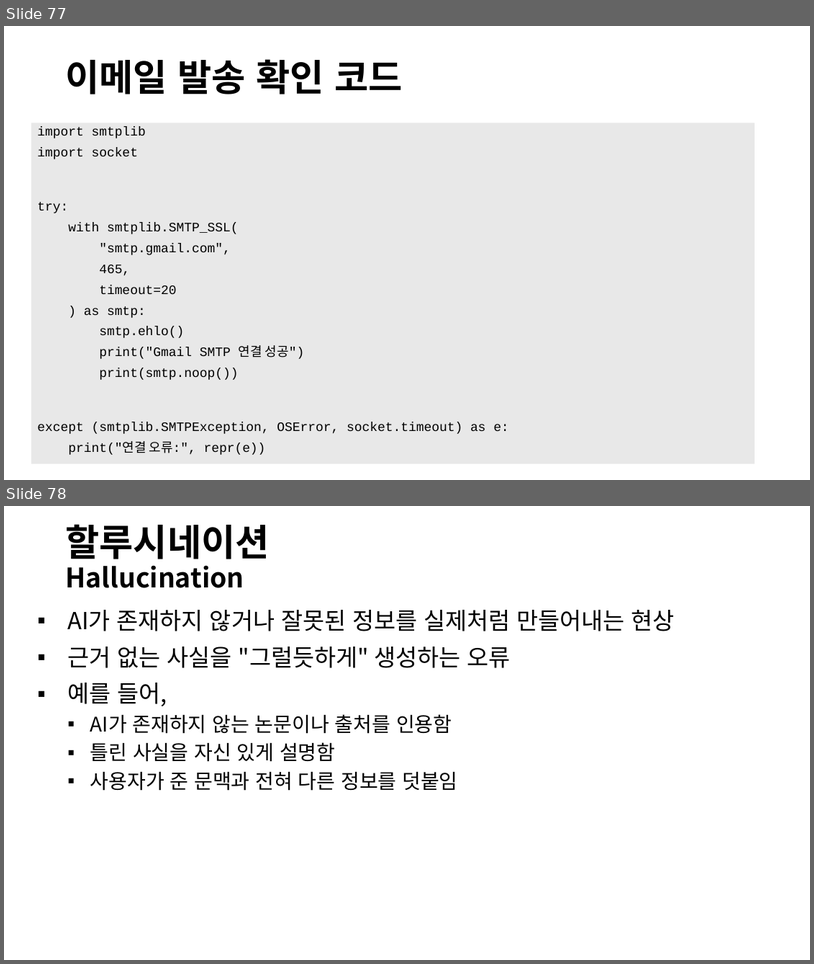
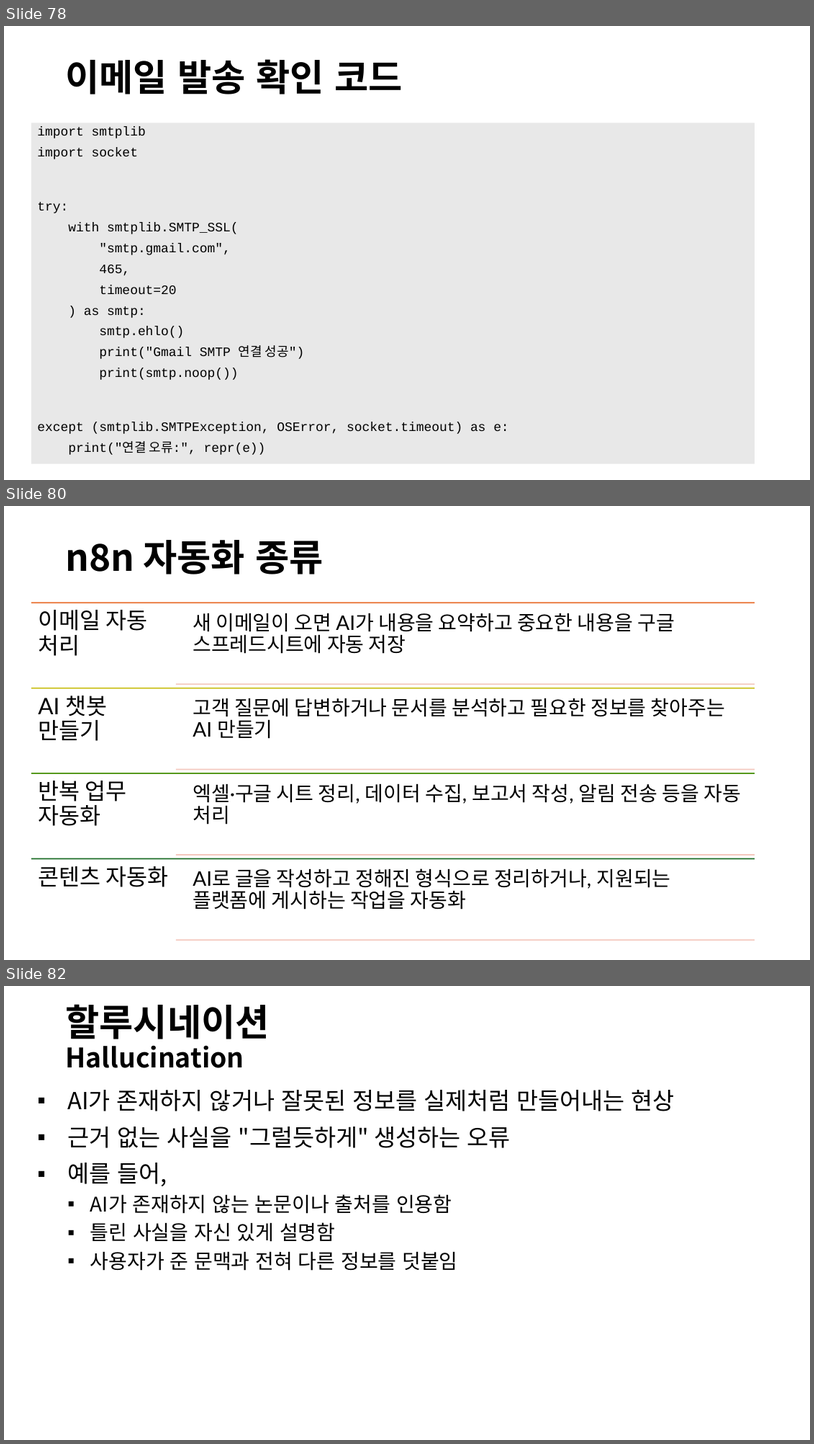
Before and after one commit to denverkim/snw, a slide deck: DAY3_생성형 AI 실무활용.pptx. Shown one above the other, each under a label of ours: slides 77 and 78 before the commit, slides 78, 80 and 82 after it; the slides between them are not shown. The pictures are 814x964 and 814x1444 pixels, drawn with LibreOffice and Linux fonts; fonts in the diff are those of the drawing. Boxes give left, top, right and bottom in pixels: in the first picture for what was removed or moved away, otherwise in the second. Text is boxed around its words. In the diff, an @@ line names an element or a change of style, - is before the commit and + after.

```diff
--- a/DAY3_생성형 AI 실무활용.pptx
+++ b/DAY3_생성형 AI 실무활용.pptx
@@ slide 80 added at box(4, 506, 810, 960), background #FFFFFF @@
@@ title added at box(65, 540, 323, 574), 44 pt, text #000000, bold @@
+n8n 자동화 종류
@@ group added at box(31, 602, 756, 939): 8 lines, 8 texts @@
+이메일 자동 처리
+새 이메일이 오면 AI가 내용을 요약하고 중요한 내용을 구글 스프레드시트에 자동 저장
+AI 챗봇 만들기
+고객 질문에 답변하거나 문서를 분석하고 필요한 정보를 찾아주는 AI 만들기
+반복 업무 자동화
+엑셀·구글 시트 정리, 데이터 수집, 보고서 작성, 알림 전송 등을 자동 처리
+콘텐츠 자동화
+AI로 글을 작성하고 정해진 형식으로 정리하거나, 지원되는 플랫폼에 게시하는 작업을 자동화
@@ what was slide 77 is now slide 78 @@
@@ what was slide 78 is now slide 82 @@
```
Also in this commit, not shown: 4 slides changed, 3 other slides added, 1 other file.
